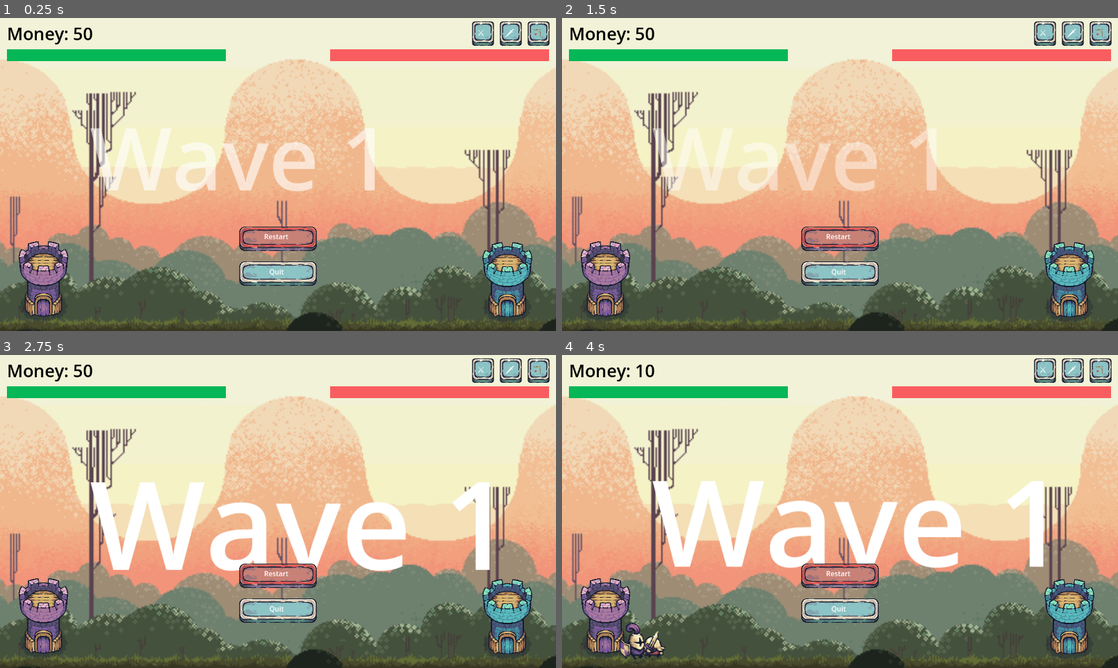
Above: before the commit, frames 1-4 (two rows, left to right).
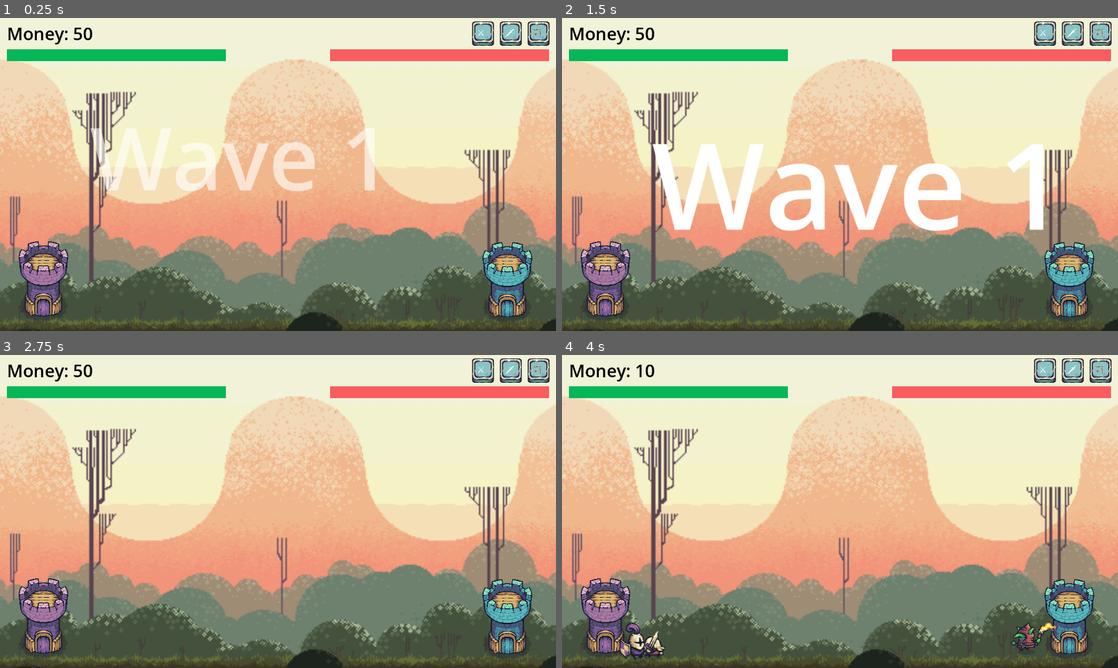
Above: after the commit, the same moments.

Repository: shafiq1rwan/tower_defense
Game: Godot game, scene res://game.tscn
Two runs of this game, one before a commit and one after it. Both use one fixed random seed, a clock stepped at 60 frames per second and the inputs below.
Inputs (mouse positions are in pixels of both pictures, inside the frame that each line leads up to):
- Up to frame 1 (0.25 s): no input
- Up to frame 2 (1.5 s): click (840, 240) at 0.5 s, where only the run before the commit has a clickable "Restart"; click (840, 240) at 1.25 s, where only the run before the commit has a clickable "Restart"
- Up to frame 3 (2.75 s): click (278, 577) at 2 s, where only the run before the commit has a clickable "Restart"
- Up to frame 4 (4 s): click "⚔" at 2.75 s; click "🗡" at 3.5 s

The runs differ from the first frame. In frame 1, 2.1% of the frame differs, in the area x 43-57%, y 66-86%; in frame 2, 11%, in the area x 16-87%, y 35-86%; in frame 3, 9.1%; in frame 4, 9.2%.

Commit message:
Add bootsplash

Diff:
--- a/game.gd
+++ b/game.gd
@@ -15,7 +15,7 @@
 @onready var game_over_dim = $CanvasLayer/GameOverDim
 @onready var restart_button = $CanvasLayer/RestartButton
 @onready var quit_button = $CanvasLayer/QuitButton
-@onready var tween = create_tween()
+# @onready var tween = create_tween()
 
 # Wave system variables
 var wave := 1
@@ -42,6 +42,7 @@
 # Define lane Y positions relative to the towers
 var lanes = [40, 60, 80]  # You can adjust these for spacing
 var game_over = false
+var tween  # Declare the variable without assigning yet
 
 func _ready():
 	player_tower_hp_bar.max_value = 50
@@ -294,7 +295,7 @@
 	game_over = true
 	spawn_timer.stop()
 
-	# Set up initial states
+	# Set up UI states
 	game_over_label.text = result_text
 	game_over_label.visible = true
 	game_over_label.modulate.a = 0.0
@@ -303,11 +304,11 @@
 	restart_button.visible = false
 	quit_button.visible = false
 
-	# Start tween animation
+	# ✅ Safe to call here because the node is already ready
 	tween = create_tween()
 	tween.tween_property(game_over_label, "modulate:a", 1.0, 1.0).set_trans(Tween.TRANS_SINE).set_ease(Tween.EASE_OUT)
 	tween.tween_property(game_over_dim, "color:a", 0.5, 1.0).set_trans(Tween.TRANS_LINEAR)
-	tween.tween_interval(0.5)  # Wait before showing buttons
+	tween.tween_interval(0.5)
 	tween.tween_callback(Callable(self, "_on_game_over_animation_finished"))
 
 func _on_game_over_animation_finished():
--- a/game.tscn
+++ b/game.tscn
@@ -162,6 +162,7 @@
 color = Color(0, 0, 0, 0)
 
 [node name="RestartButton" type="TextureButton" parent="CanvasLayer"]
+visible = false
 offset_left = 544.0
 offset_top = 480.0
 offset_right = 736.0
@@ -178,6 +179,7 @@
 text = "Restart"
 
 [node name="QuitButton" type="TextureButton" parent="CanvasLayer"]
+visible = false
 offset_left = 544.0
 offset_top = 560.0
 offset_right = 736.0
--- a/project.godot
+++ b/project.godot
@@ -13,6 +13,7 @@
 config/name="TurnBased2D"
 run/main_scene="uid://re31twqfkn07"
 config/features=PackedStringArray("4.4", "Forward Plus")
+boot_splash/image="uid://bhfjug458bnke"
 config/icon="res://icon.svg"
 
 [display]
Binary file added: assets/Bootsplash/traditional-dark.png
Not shown, added: assets/Bootsplash/traditional-dark.png.import
